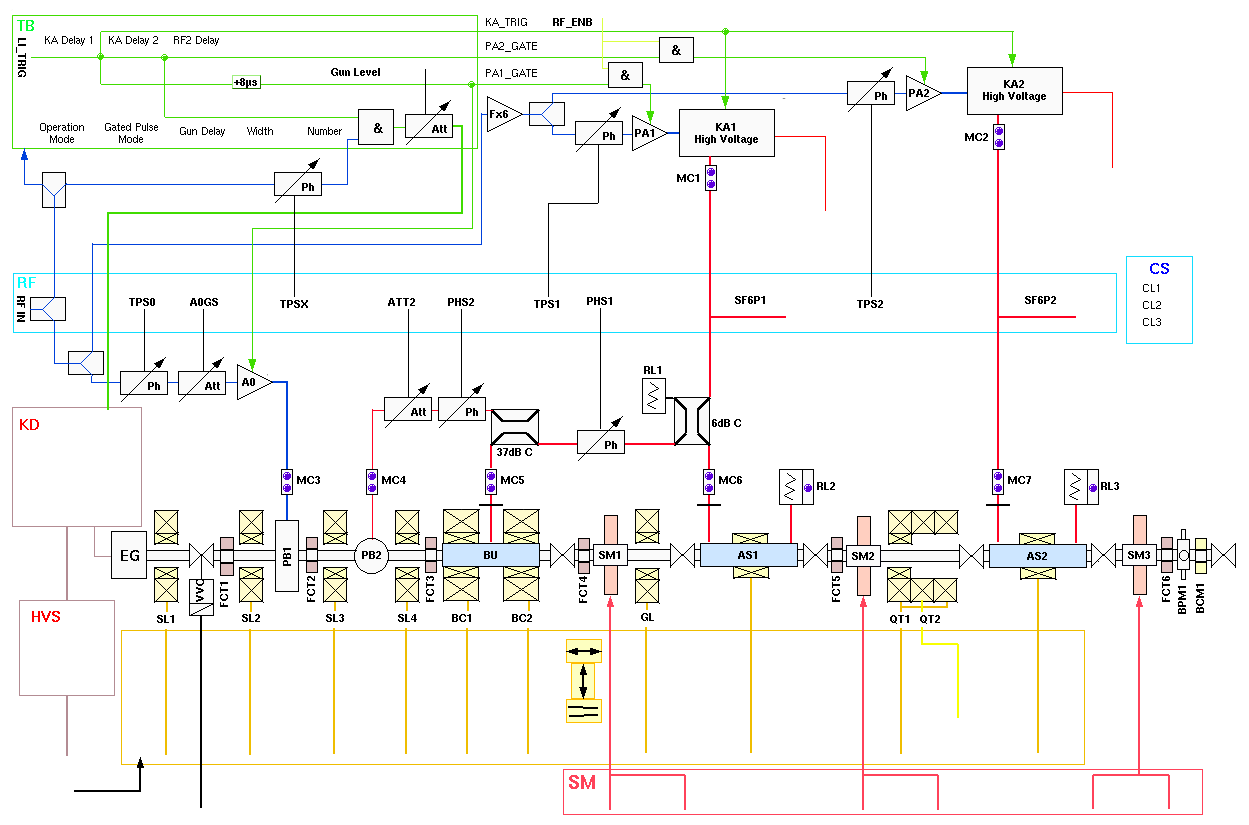
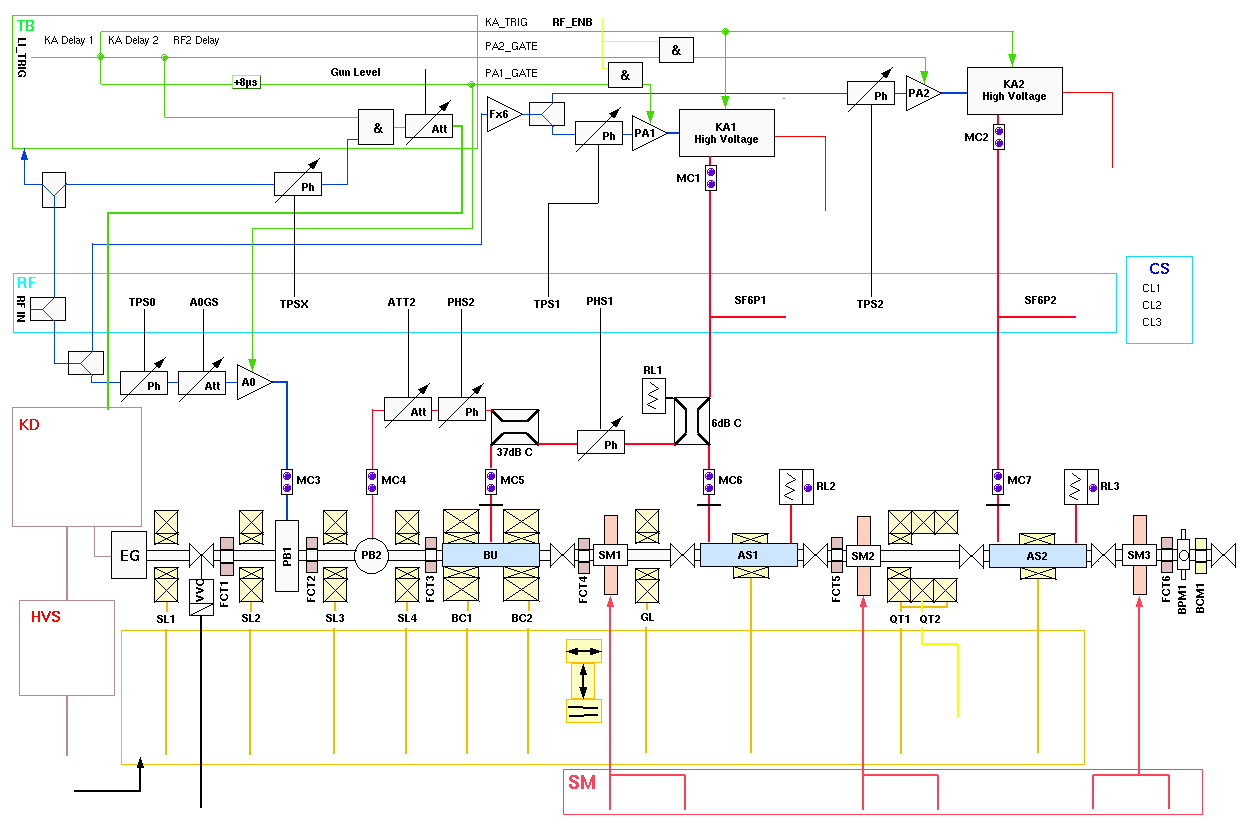
Layer changes from the first 1249px x 825px image to the second:
painted on "Pasted Layer" over bbox(40, 123, 342, 143)
